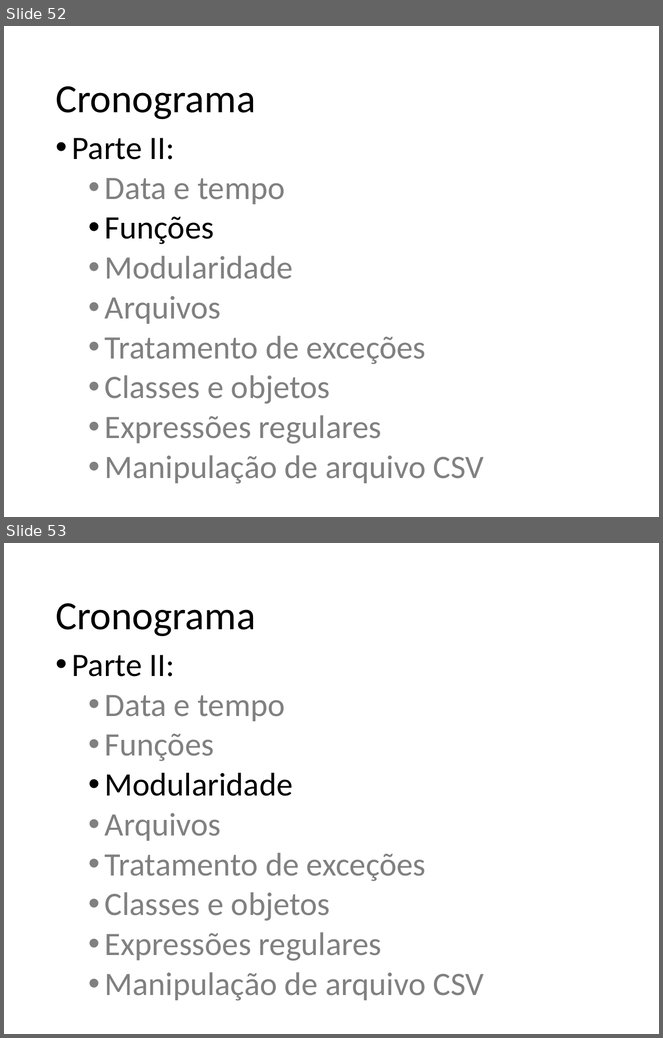
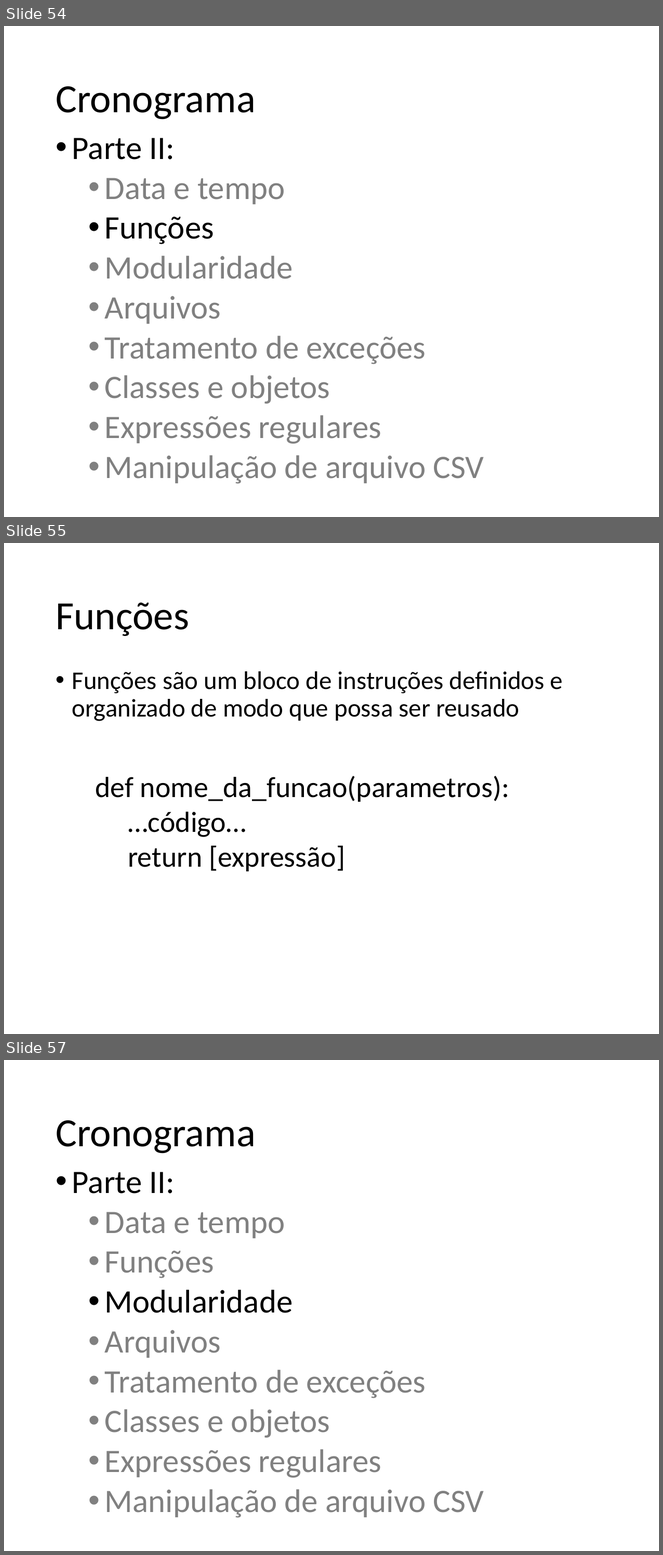
Before and after one commit to fernandoFernandeSantos/minicurso_python_2019, a slide deck: aula.pptx. Shown one above the other, each under a label of ours: slides 52 and 53 before the commit, slides 54, 55 and 57 after it; the slides between them are not shown. The pictures are 663x1038 and 663x1555 pixels, drawn with LibreOffice and Linux fonts; fonts in the diff are those of the drawing. Boxes give left, top, right and bottom in pixels: in the first picture for what was removed or moved away, otherwise in the second. Text is boxed around its words. In the diff, an @@ line names an element or a change of style, - is before the commit and + after.

```diff
--- a/aula.pptx
+++ b/aula.pptx
@@ slide 55 added at [4,543,659,1034], background #FFFFFF @@
@@ title added at [55,602,189,636], 44 pt, text #000000 @@
+Funções
@@ text added at [72,671,563,721], 28 pt, text #000000 @@
+• Funções são um bloco de instruções definidos e organizado de modo que possa ser reusado
@@ text added at [95,776,509,872], 32 pt, text #000000 @@
+def nome_da_funcao(parametros):
+…código…
+return [expressão]
@@ what was slide 52 is now slide 54 @@
@@ what was slide 53 is now slide 57 @@
```
Also in this commit, not shown: 5 other slides added, 1 slide removed.
